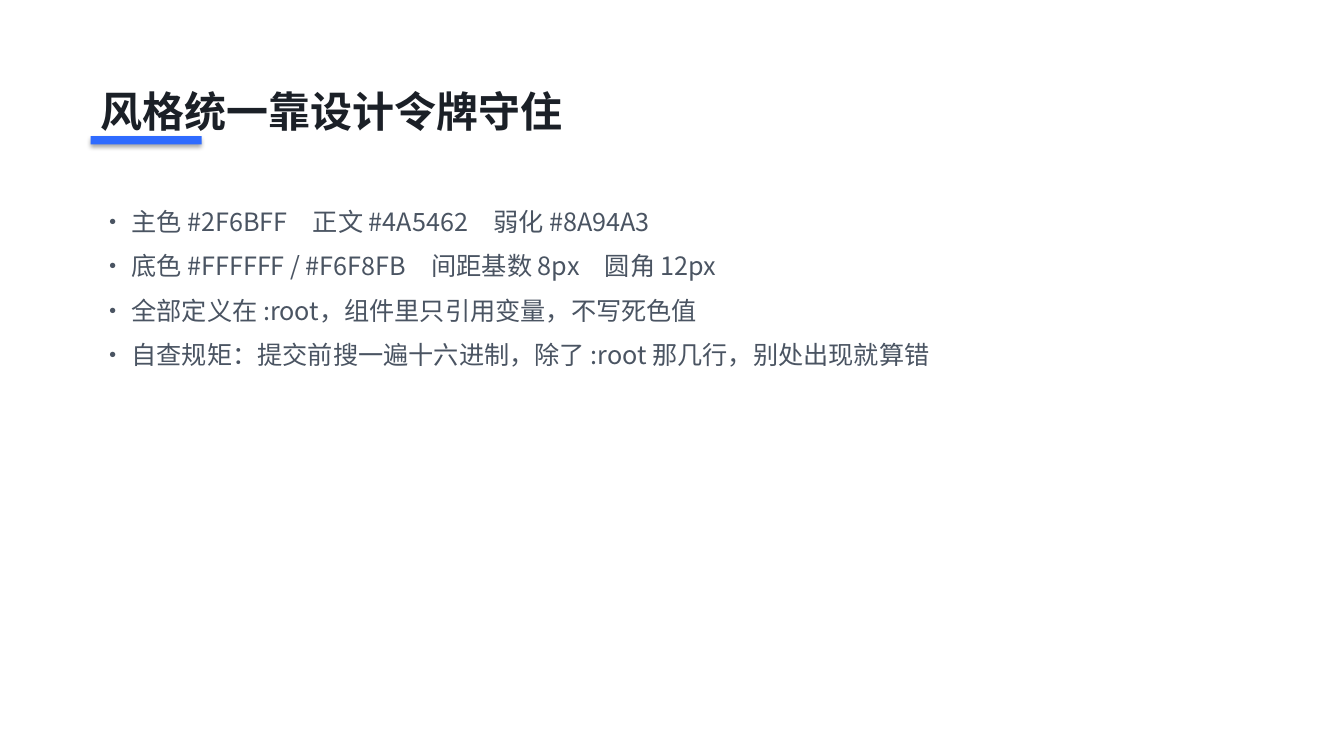
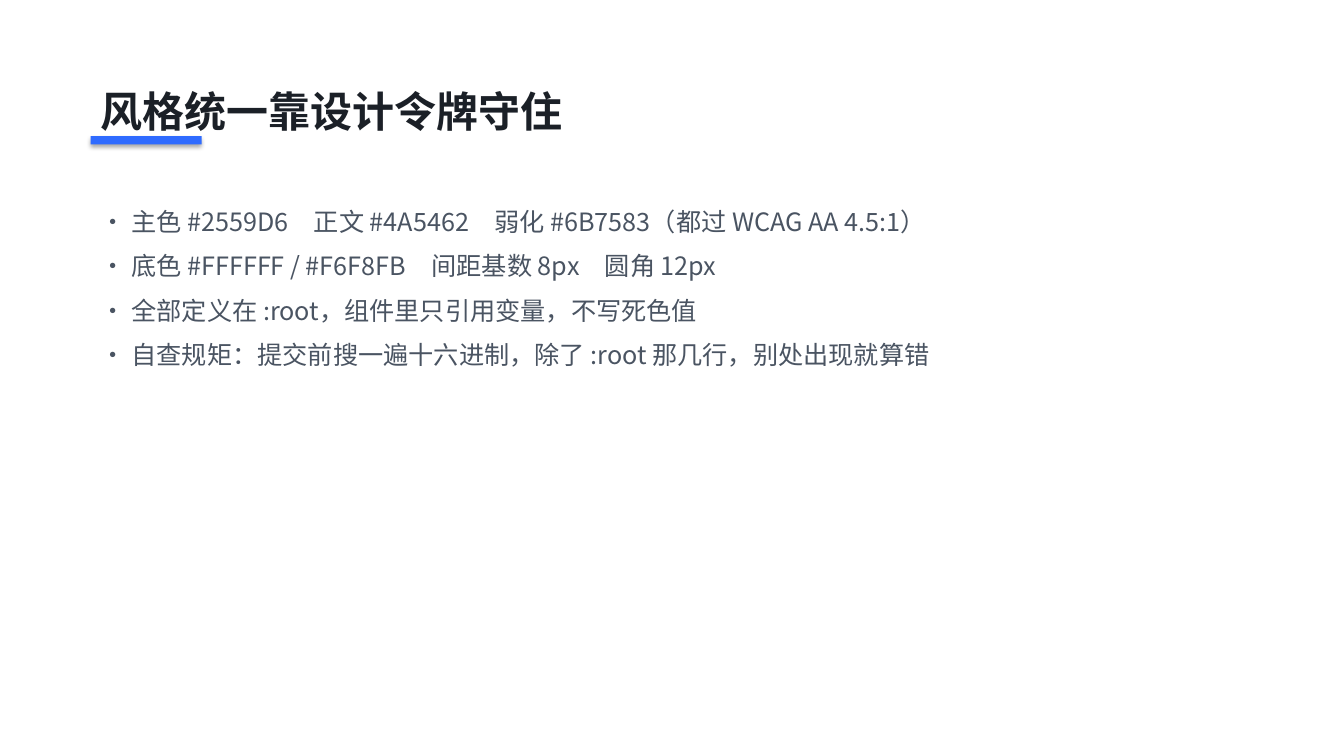
Before and after one commit to Tomoririri/-, a slide deck: slide 4 of docs/韦林非凡-项目答辩.pptx. Drawn at 1344x756 pixels with LibreOffice and Linux fonts; fonts in the diff are those of the drawing. Boxes give left, top, right and bottom in pixels: in the first picture for what was removed or moved away, otherwise in the second. Text is boxed around its words. In the diff, an @@ line names an element or a change of style, - is before the commit and + after.

Commit message:
docs: PPT 第 4 页改用新的对比度达标色值

```diff
--- a/docs/韦林非凡-项目答辩.pptx
+++ b/docs/韦林非凡-项目答辩.pptx
@@ text at box(131, 209, 925, 234): text changed @@
-· 主色 #2F6BFF 正文 #4A5462 弱化 #8A94A3
+· 主色 #2559D6 正文 #4A5462 弱化 #6B7583（都过 WCAG AA 4.5:1）
```
Also in this commit, not shown: 2 other files.
